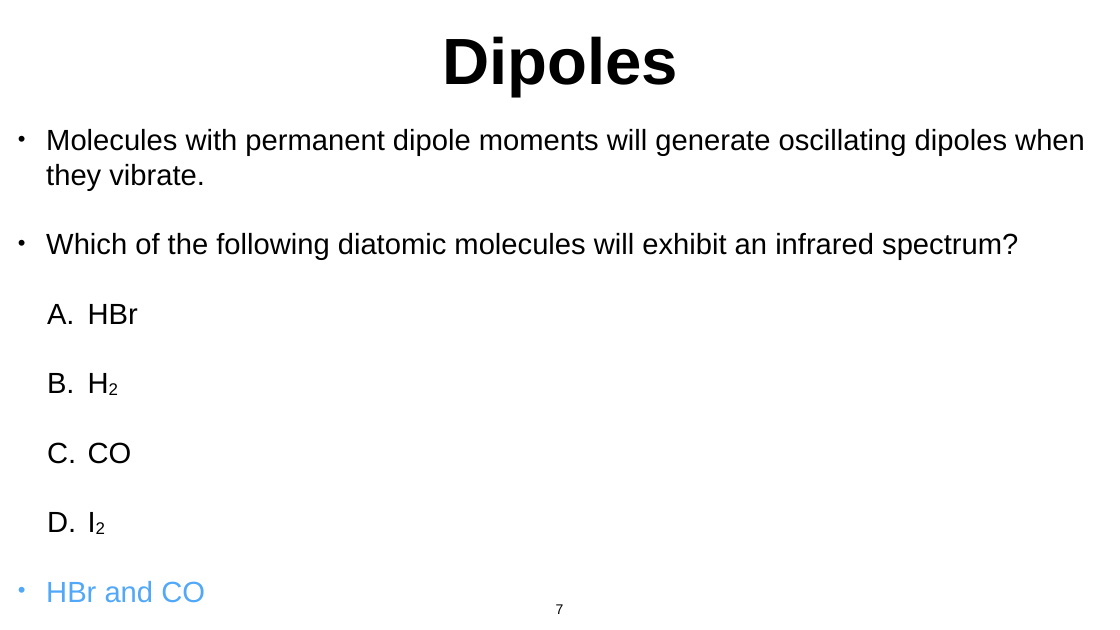
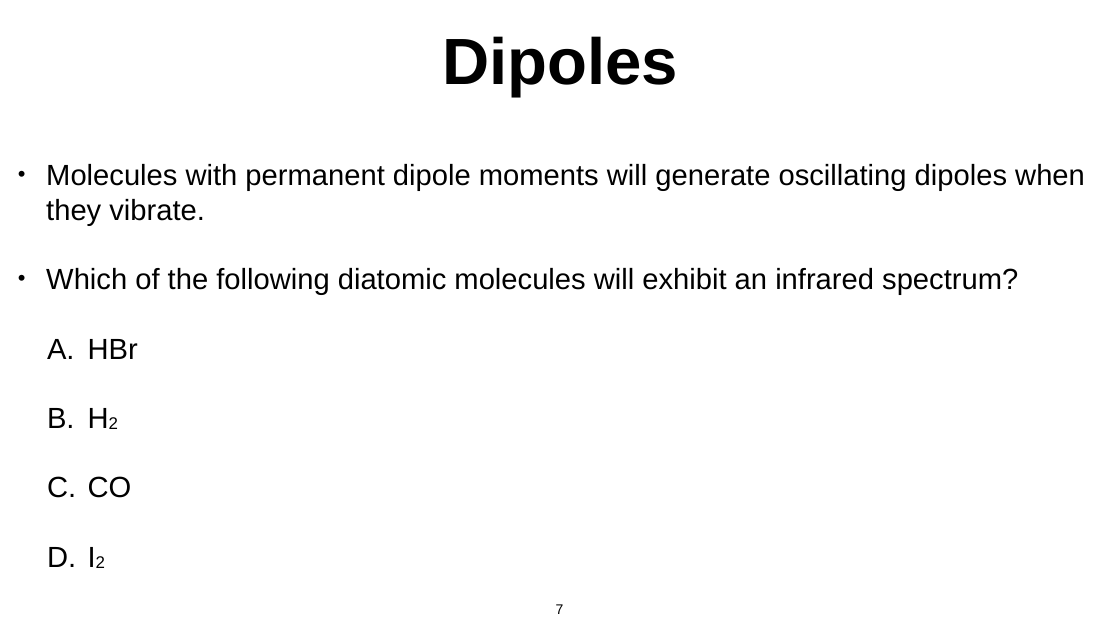
Before and after one commit to daveminh/Chem550-2024F, a slide deck: slide 7 of slides/09-09-Infrared_Spectroscopy.pptx. Drawn at 1120x630 pixels with LibreOffice and Linux fonts; fonts in the diff are those of the drawing. Boxes give left, top, right and bottom in pixels: in the first picture for what was removed or moved away, otherwise in the second. Text is boxed around its words. In the diff, an @@ line names an element or a change of style, - is before the commit and + after.

Commit message:
Updating slides

```diff
--- a/slides/09-09-Infrared_Spectroscopy.pptx
+++ b/slides/09-09-Infrared_Spectroscopy.pptx
@@ text at (x1=46, y1=581, x2=205, y2=603): paragraph removed @@
-• HBr and CO
```
Also in this commit, not shown: 3 other slides changed, 16 other files.
